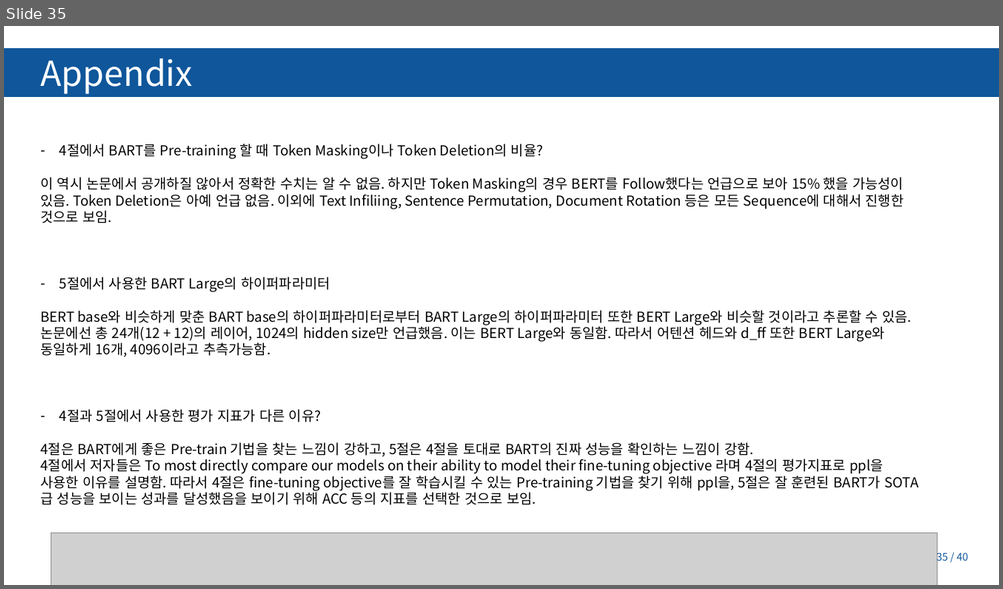
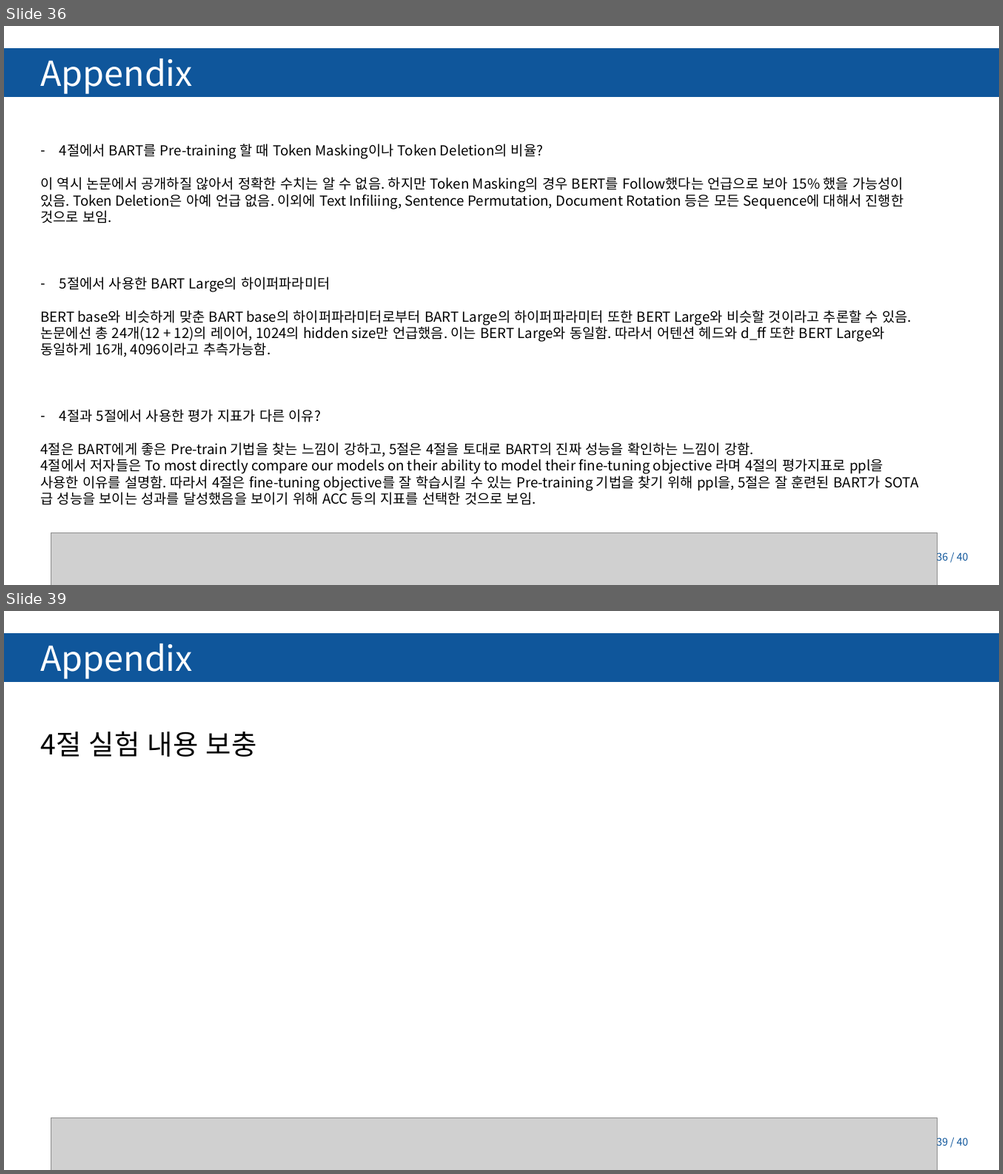
Before and after one commit to Tiabet/Paper-for-ML-DL, a slide deck: 세미나/BART_김정현.pptx. Shown one above the other, each under a label of ours: slide 35 before the commit, slides 36 and 39 after it; the slides between them are not shown. The pictures are 1003x589 and 1003x1174 pixels, drawn with LibreOffice and Linux fonts; fonts in the diff are those of the drawing; grey boxes stand for pictures; background and template pictures are left out. Boxes give left, top, right and bottom in pixels: in the first picture for what was removed or moved away, otherwise in the second. Text is boxed around its words. In the diff, an @@ line names an element or a change of style, - is before the commit and + after.

```diff
--- a/세미나/BART_김정현.pptx
+++ b/세미나/BART_김정현.pptx
@@ slide 39 added at bbox=[4, 611, 999, 1170], background #FFFFFF; not listed: 3 template elements that a slide beside it also shows @@
@@ rectangle added at bbox=[4, 635, 999, 681], fill #0F569B, outline #0F569B 2 pt @@
@@ text added at bbox=[40, 644, 193, 679], 50 pt, text #FFFFFF @@
+Appendix
@@ text added at bbox=[40, 731, 257, 757], 40 pt, text #000000 @@
+4절 실험 내용 보충
@@ picture added at bbox=[51, 1118, 937, 1170] @@
@@ page number added at bbox=[936, 1136, 968, 1149], 15 pt, text #0F569B @@
+39 / 40
@@ what was slide 35 is now slide 36 @@
@@ page number at bbox=[936, 551, 968, 564]: text changed @@
-35 / 40
+36 / 40
```
Also in this commit, not shown: 4 slides changed, 1 other slide added, 13 other files.
